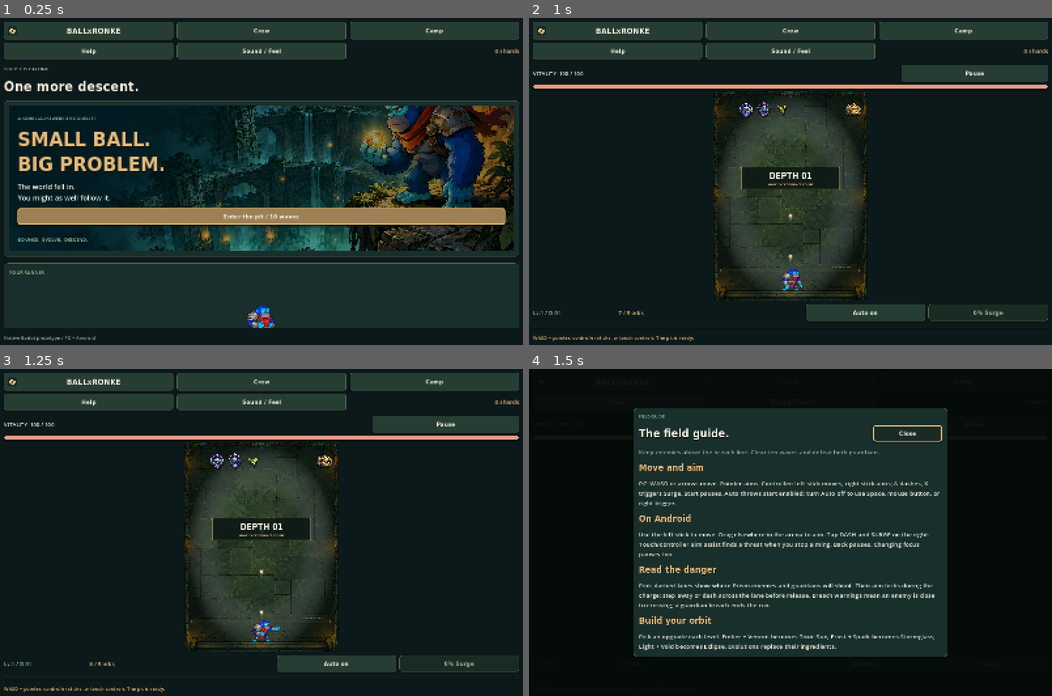
Above: before the commit, frames 1-4 (two rows, left to right).
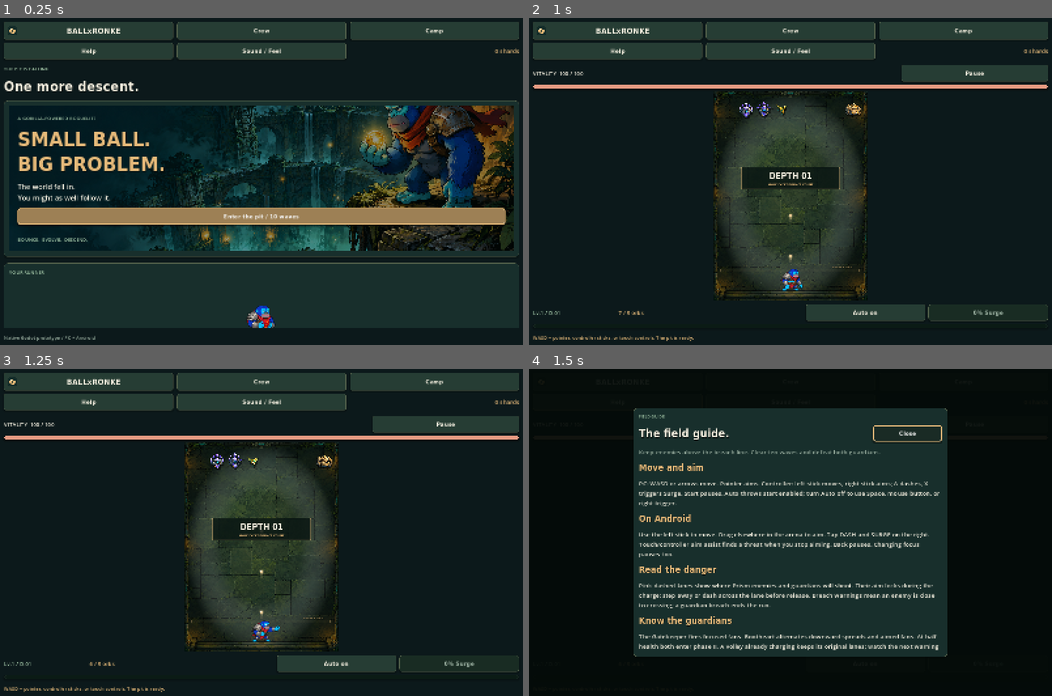
Above: after the commit, the same moments.

Repository: betraykuroro99-ai/BALLxRONKE
Game: Godot game, scene res://scenes/main.tscn
The game is run twice, just before and just after one commit, with the same random seed, the same clock (stepped at 60 frames per second) and the same inputs.
Inputs:
- Up to frame 1 (0.25 s): no input
- Up to frame 2 (1 s): click "Enter the pit / 10 waves" at 0.5 s
- Up to frame 3 (1.25 s): no input
- Up to frame 4 (1.5 s): click "Help" at 1.25 s

Frames 1-3 are identical in both runs. In frame 4, 1.2% of the frame differs, in the area x 21-79%, y 75-86%.

Commit message:
Give guardians distinct attacks and readable second phases

Diff:
--- a/godot/scripts/app.gd
+++ b/godot/scripts/app.gd
@@ -673,6 +673,7 @@
 	for pair in [["Move and aim", "PC: WASD or arrows move. Pointer aims. Controller: left stick moves, right stick aims; A dashes, X triggers Surge, Start pauses. Auto throws start enabled; turn Auto off to use Space, mouse button, or right trigger."],
 		["On Android", "Use the left stick to move. Drag elsewhere in the arena to aim. Tap DASH and SURGE on the right. Touch/controller aim assist finds a threat when you stop aiming. Back pauses. Changing focus pauses too."],
 		["Read the danger", "Pink dashed lanes show where Prism enemies and guardians will shoot. Their aim locks during the charge: step away or dash across the lane before release. Breach warnings mean an enemy is close to crossing; a guardian breach ends the run."],
+		["Know the guardians", "The Gatekeeper fires focused fans. Rootheart alternates downward spreads and aimed fans. At half health both enter phase II. A volley already charging keeps its original lanes; watch the next warning for the wider pattern."],
 		["Build your orbit", "Pick an upgrade each level. Ember + Venom becomes Toxic Sun; Frost + Spark becomes Stormglass; Light + Void becomes Eclipse. Evolutions replace their ingredients."],
 		["Return stronger", "Wall bounces keep orbs in play. Charges return at the bottom or after expiry. Defeated enemies charge Rift Surge. Spend run rewards at basecamp. Saves stay on this device; browser saves are separate."]]:
 		_label(content, pair[0], 28, GOLD)
--- a/godot/scripts/arena.gd
+++ b/godot/scripts/arena.gd
@@ -38,6 +38,8 @@
 var shake_offset = Vector2.ZERO
 var feedback_clock = 0.0
 var hurt_flash = 0.0
+var phase_notice = ""
+var phase_notice_time = 0.0
 
 func _ready() -> void:
 	custom_minimum_size = Vector2(180, 246)
@@ -71,6 +73,7 @@
 	shake_offset = Vector2.ZERO
 	hurt_flash = 0.0
 	banner_time = 0.0
+	phase_notice_time = 0.0
 	particles.clear()
 	labels.clear()
 	rings.clear()
@@ -190,6 +193,9 @@
 		banner_time = 2.1
 		if effects and rings.size() < 32:
 			rings.append({"pos": event.pos, "radius": 140.0, "life": 0.35})
+	if kind == "boss_phase":
+		phase_notice = "ROOTHEART / AWAKENED" if event.guardian == "rootheart" else "GATEKEEPER / ENRAGED"
+		phase_notice_time = 1.8
 	if kind == "wave":
 		banner = "GUARDIAN AHEAD" if event.boss else "DEPTH %02d" % event.wave
 		banner_time = 2.1
@@ -217,6 +223,7 @@
 	shake_offset = Vector2(sin(feedback_clock * 83), cos(feedback_clock * 107)) * 6.0 * shake_strength * shake_energy * shake_energy if active and effects else Vector2.ZERO
 	if active:
 		banner_time = maxf(0, banner_time - delta)
+		phase_notice_time = maxf(0, phase_notice_time - delta)
 		for particle in particles:
 			particle.life -= delta
 			particle.pos += particle.velocity * delta
@@ -355,6 +362,8 @@
 		var remaining = maxf(0.0, 1.6 - model.clear_clock)
 		_text("EXIT OPENING" if model.wave == RonkeRun.LAST_WAVE else "NEXT DEPTH / %02d" % (model.wave + 1), Vector2(300, 120), 25, GOLD, true)
 		_text("%.1fs / STAY ALERT" % remaining, Vector2(300, 145), 15, CREAM, true)
+	if phase_notice_time > 0:
+		_text(phase_notice, Vector2(300, 212), 22, Color("ffc0be"), true)
 	if banner_time > 0:
 		var opacity = minf(1.0, banner_time * 3)
 		_box(Rect2(106, 294, 388, 88), Color(0.04, 0.09, 0.075, opacity * 0.86), Color(GOLD, opacity * 0.55), 4)
@@ -367,7 +376,7 @@
 
 func _draw_attack_warning(enemy: Dictionary) -> void:
 	# Essential gameplay information stays visible with optional effects disabled.
-	var duration = RonkeRun.BOSS_WINDUP if enemy.kind == "boss" else RonkeRun.PRISM_WINDUP
+	var duration = model.attack_windup(enemy)
 	var progress = clampf(1.0 - enemy.fire / duration, 0.0, 1.0)
 	var color = Color("ffc0be")
 	var radius: float = enemy.width * 0.6 + 5.0
@@ -404,7 +413,7 @@
 	var width: float = enemy.width
 	var name: String = enemy.kind
 	if enemy.kind == "boss":
-		name = "gatekeeper" if enemy.max_hp < 600 else "rootheart"
+		name = enemy.guardian
 	var data: Array = visual_data.get("enemy_regions", {}).get(name, [0, 0, 512, 512])
 	var region = Rect2(data[0], data[1], data[2], data[3])
 	var scale_factor = 1.2 if enemy.kind == "boss" else 1.14
@@ -423,9 +432,13 @@
 		var bar = Rect2(Vector2(pos.x - draw_size.x / 2, rect.end.y + 5), Vector2(draw_size.x, 5 if enemy.kind == "boss" else 3.5))
 		draw_rect(bar.grow(1), Color(0.02, 0.04, 0.03, 0.9))
 		bar.size.x *= clampf(enemy.hp / enemy.max_hp, 0, 1)
-		draw_rect(bar, GOLD if enemy.kind == "boss" else Color("a8ca9c"))
+		draw_rect(bar, Color("ffc0be") if enemy.kind == "boss" and enemy.boss_phase == 2 else GOLD if enemy.kind == "boss" else Color("a8ca9c"))
+		if enemy.kind == "boss":
+			var midpoint = bar.position + Vector2(draw_size.x * 0.5, 0)
+			draw_line(midpoint - Vector2(0, 1), midpoint + Vector2(0, 6), DARK, 2)
 	if enemy.kind == "boss":
-		_text("THE GATEKEEPER" if enemy.max_hp < 600 else "THE ROOT OF IT ALL", Vector2(pos.x, rect.position.y - 9), 12, GOLD, true)
+		var title = "THE GATEKEEPER" if enemy.guardian == "gatekeeper" else "THE ROOT OF IT ALL"
+		_text(title + (" / II" if enemy.boss_phase == 2 else " / I"), Vector2(pos.x, rect.position.y - 9), 12, Color("ffc0be") if enemy.boss_phase == 2 else GOLD, true)
 
 func _draw_touch() -> void:
 	var origin = touch_origin if move_touch >= 0 else Vector2(82, 750)
--- a/godot/scripts/run_state.gd
+++ b/godot/scripts/run_state.gd
@@ -114,6 +114,8 @@
 func _add_enemy(pos: Vector2, width: float, hp: float, kind: String, speed: float) -> void:
 	next_id += 1
 	enemies.append({"id": next_id, "pos": pos, "width": width, "hp": hp, "max_hp": hp, "kind": kind,
+		"guardian": ("rootheart" if wave >= 10 else "gatekeeper") if kind == "boss" else "",
+		"boss_phase": 1, "volley": 0, "attack_phase": 1, "attack_pattern": "gate_fan",
 		"speed": speed, "fire": 2.0 + rng.randf() * 4.0, "charging": false, "attack_angle": 0.0, "burn": 0.0, "poison": 0.0, "slow": 0.0, "weak": 0.0, "flash": 0.0, "dead": false})
 
 func _step(delta: float, input: Dictionary) -> void:
@@ -208,6 +210,9 @@
 		enemy.pos.y += enemy.speed * world_delta * (0.35 if enemy.slow > 0.0 else 1.0)
 		if enemy.kind == "boss":
 			enemy.pos.x = 300 + sin(time * 0.65) * 140
+			if enemy.boss_phase == 1 and enemy.hp <= enemy.max_hp * 0.5:
+				enemy.boss_phase = 2
+				emit("boss_phase", {"pos": enemy.pos, "guardian": enemy.guardian})
 		if enemy.pos.y + enemy.width / 2.0 > HEIGHT - 120:
 			breach_count += 1
 			if enemy.kind == "boss":
@@ -220,26 +225,46 @@
 			continue
 		if enemy.kind in ["prism", "boss"]:
 			enemy.fire -= world_delta
-			var windup = BOSS_WINDUP if enemy.kind == "boss" else PRISM_WINDUP
+			var windup = attack_windup(enemy)
 			if enemy.fire <= windup and not enemy.charging:
 				enemy.charging = true
 				# Lock the angle when the warning begins. Dodging during the windup
 				# works because the released volley follows the displayed lanes.
-				enemy.attack_angle = (player.pos - enemy.pos).angle() + (rng.randf() - 0.5) * (0.6 if crew.id == "tiptoer" else 0.12)
+				enemy.attack_phase = enemy.boss_phase
+				enemy.attack_pattern = "root_spread" if enemy.guardian == "rootheart" and enemy.volley % 2 == 0 else "root_aim" if enemy.guardian == "rootheart" else "gate_fan"
+				enemy.attack_angle = PI / 2 if enemy.attack_pattern == "root_spread" else (player.pos - enemy.pos).angle() + (rng.randf() - 0.5) * (0.6 if crew.id == "tiptoer" else 0.12)
 				emit("windup", {"pos": enemy.pos})
 			if enemy.fire <= 0.0:
 				for direction in attack_directions(enemy):
 					bullets.append({"pos": enemy.pos, "velocity": direction * 145.0, "radius": 7.0 if enemy.kind == "boss" else 5.0,
 						"damage": 5.0 if enemy.weak > 0.0 else 10.0, "dead": false})
-				enemy.fire = 1.5 if enemy.kind == "boss" else 4.5
+				enemy.volley += 1
+				enemy.fire = (1.7 if enemy.boss_phase == 2 else 1.9) if enemy.guardian == "rootheart" else 1.5 if enemy.kind == "boss" else 4.5
 				enemy.charging = false
 
+func attack_windup(enemy: Dictionary) -> float:
+	return 0.95 if enemy.guardian == "rootheart" else BOSS_WINDUP if enemy.kind == "boss" else PRISM_WINDUP
+
 func attack_directions(enemy: Dictionary) -> Array[Vector2]:
-	# One shared definition keeps warnings and projectiles aligned.
+	# A volley snapshots phase/pattern at charge start. Crossing half health
+	# cannot change already-displayed lanes before the projectiles are released.
 	var result: Array[Vector2] = []
-	var count = 3 if enemy.kind == "boss" else 1
+	var count = 1
+	var spacing = 0.21
+	if enemy.kind == "boss":
+		var enraged: bool = enemy.attack_phase == 2
+		match enemy.attack_pattern:
+			"root_spread":
+				count = 7 if enraged else 5
+				spacing = 0.20 if enraged else 0.24
+			"root_aim":
+				count = 5 if enraged else 3
+				spacing = 0.17
+			_:
+				count = 5 if enraged else 3
+				spacing = 0.16 if enraged else 0.21
 	for i in range(count):
-		result.append(Vector2.from_angle(enemy.attack_angle + (i - (count - 1) / 2.0) * 0.21))
+		result.append(Vector2.from_angle(enemy.attack_angle + (i - (count - 1) / 2.0) * spacing))
 	return result
 
 func _update_ball(ball: Dictionary, delta: float) -> void:
--- a/godot/scripts/sound_bank.gd
+++ b/godot/scripts/sound_bank.gd
@@ -58,6 +58,8 @@
 		kind = "crit"
 	elif kind == "wave" and event.get("boss", false):
 		kind = "boss"
+	elif kind == "boss_phase":
+		kind = "boss"
 	elif kind == "end":
 		kind = "victory" if event.get("win", false) else "defeat"
 	if muted or volume <= 0 or not tones.has(kind) or voices.is_empty():
--- a/godot/tests/engine_test.gd
+++ b/godot/tests/engine_test.gd
@@ -31,6 +31,7 @@
 		print("CREW ", crew.id, ": ", run.phase, " wave ", run.wave, " kills ", run.kills)
 	_test_mechanics()
 	_test_attack_warnings()
+	_test_guardian_phases()
 	_test_report()
 	_test_save()
 	_test_exports()
@@ -141,6 +142,57 @@
 	breach._update_enemies(0.02, 0.02)
 	check(breach.enemies[0].dead and breach.bullets.is_empty(), "Breached shooter cannot fire after removal")
 
+func _test_guardian_phases() -> void:
+	for world_index in range(3):
+		for encounter in [5, 10]:
+			var run = RonkeRun.new("warrior", world_index)
+			run.enemies.clear()
+			run.wave = encounter
+			run._add_enemy(Vector2(300, 150), 110, 500, "boss", 0)
+			var boss: Dictionary = run.enemies[0]
+			var root = encounter == 10
+			check(boss.guardian == ("rootheart" if root else "gatekeeper"), "Guardian identity comes from encounter, not HP")
+			var windup = run.attack_windup(boss)
+			boss.fire = windup + 0.01
+			run.drain_events()
+			run._update_enemies(0.02, 0.02)
+			var preview = run.attack_directions(boss)
+			check(preview.size() == (5 if root else 3), "Distinct first-phase volley sizes")
+			boss.hp = boss.max_hp * 0.5
+			run._update_enemies(0.01, 0.01)
+			check(boss.boss_phase == 2 and boss.attack_phase == 1, "Phase transition preserves charging volley")
+			check(run.drain_events().filter(func(e): return e.type == "boss_phase").size() == 1, "Single phase transition notification")
+			for j in range(preview.size()):
+				check(preview[j].distance_to(run.attack_directions(boss)[j]) < 0.0001, "Phase transition cannot change preview lanes")
+			for _tick in range(12):
+				if not run.bullets.is_empty():
+					break
+				run._update_enemies(0.1, 0.1)
+			check(run.bullets.size() == preview.size(), "Charging volley retains its size at release")
+			for j in range(run.bullets.size()):
+				check(run.bullets[j].velocity.normalized().distance_to(preview[j]) < 0.0001, "Guardian volley follows every preview lane")
+			check(run.drain_events().filter(func(e): return e.type == "boss_phase").is_empty(), "Phase notice is not repeated")
+			for volley in [1, 2]:
+				run.bullets.clear()
+				boss.volley = volley
+				boss.charging = false
+				boss.fire = windup + 0.01
+				run._update_enemies(0.02, 0.02)
+				var expected = 7 if root and volley == 2 else 5
+				check(run.attack_directions(boss).size() == expected and boss.attack_phase == 2, "Second phase widens future volleys")
+				if root:
+					check(boss.attack_pattern == ("root_aim" if volley == 1 else "root_spread"), "Rootheart alternates attack types")
+					if volley == 2:
+						check(absf(boss.attack_angle - PI / 2) < 0.0001, "Rootheart spread is centered downward")
+				var lanes = run.attack_directions(boss)
+				for _tick in range(12):
+					if not run.bullets.is_empty():
+						break
+					run._update_enemies(0.1, 0.1)
+				check(run.bullets.size() == expected, "Second-phase release matches preview size")
+				for j in range(run.bullets.size()):
+					check(run.bullets[j].velocity.normalized().distance_to(lanes[j]) < 0.0001, "Second-phase release follows warning")
+
 func _test_report() -> void:
 	var run = RonkeRun.new()
 	run.enemies.clear()
--- a/godot/tests/ui_test.gd
+++ b/godot/tests/ui_test.gd
@@ -201,6 +201,11 @@
 				enemy.charging = true
 				enemy.attack_angle = PI / 2
 				enemy.fire = 0.4
+				if enemy.kind == "boss":
+					enemy.boss_phase = 2
+					enemy.attack_phase = 2
+					enemy.attack_pattern = "root_spread" if enemy.guardian == "rootheart" else "gate_fan"
+					scene.arena.push_event({"type": "boss_phase", "guardian": enemy.guardian, "pos": enemy.pos})
 			if enemy.kind != "boss":
 				enemy.pos.y = 635
 		scene.arena.effects = false
Not shown, changed: docs/ATTACK_WARNINGS.md
Not shown, added: docs/GUARDIAN_ENCOUNTERS.md
Not shown, changed: godot/README.md
Not shown, changed: godot/VALIDATION.md
